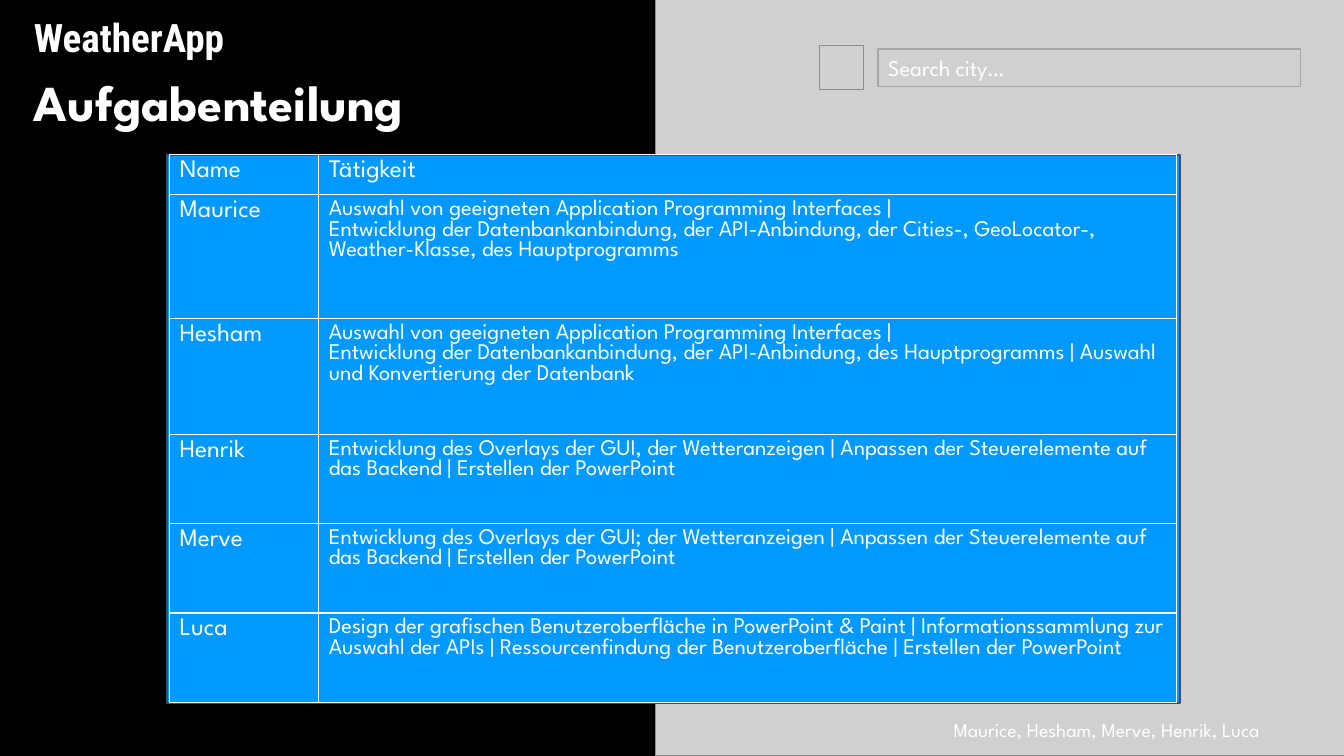
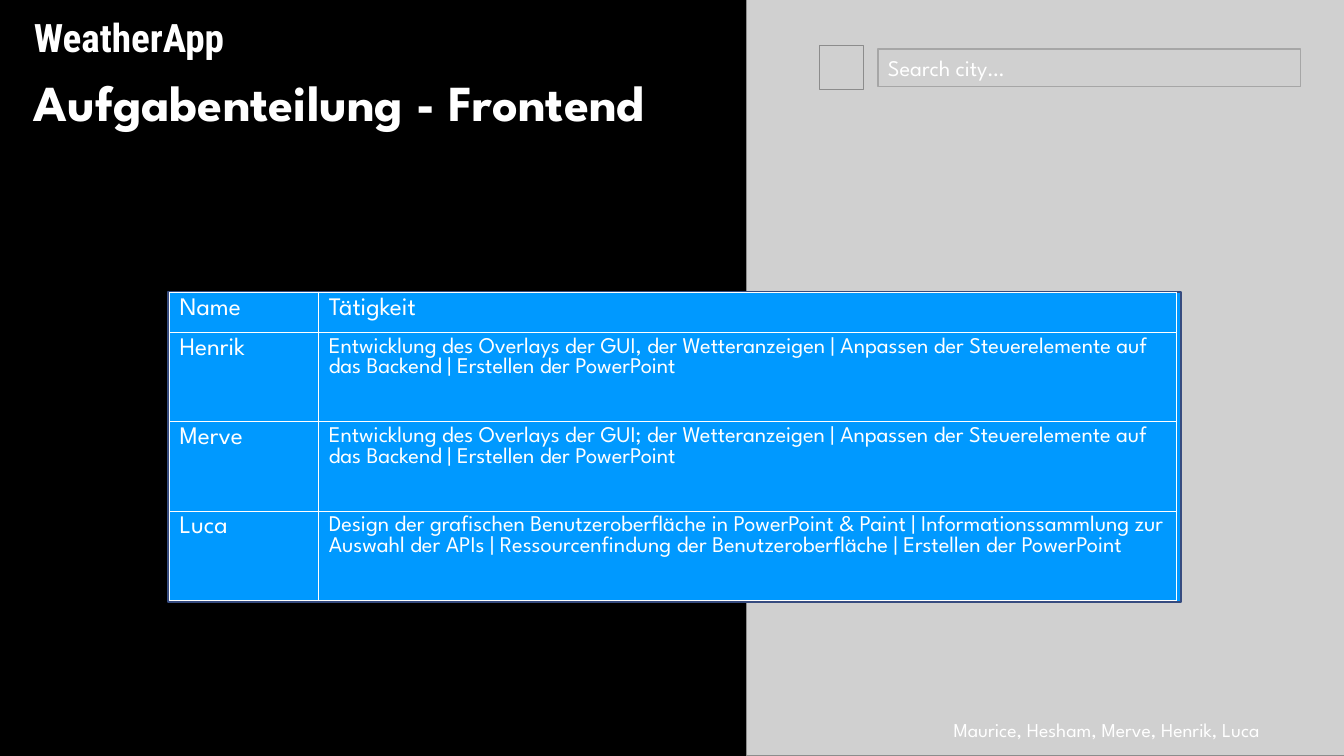
Before and after one commit to Hesham-Awadalla/Weather_App, a slide deck: slide 5 of Design_WetterApp.pptx. Drawn at 1344x756 pixels with LibreOffice and Linux fonts; fonts in the diff are those of the drawing; grey boxes stand for pictures; background and template pictures are left out. Boxes give left, top, right and bottom in pixels: in the first picture for what was removed or moved away, otherwise in the second. Text is boxed around its words. In the diff, an @@ line names an element or a change of style, - is before the commit and + after.

```diff
--- a/Design_WetterApp.pptx
+++ b/Design_WetterApp.pptx
@@ picture: place and size @@
-picture at box(655, 0, 1344, 756)
+picture at box(747, 0, 1344, 756)
@@ text at box(34, 85, 645, 132): text changed @@
-Aufgabenteilung
+Aufgabenteilung - Frontend
@@ rectangle: place and size @@
-rectangle at box(167, 155, 1181, 703)
+rectangle at box(168, 292, 1182, 602)
@@ table at box(169, 292, 1177, 602) @@
-row 2: Maurice | Auswahl von geeigneten Application Programming Interfaces | / Entwicklung der Datenbankanbindung, der API-Anbindung, der Cities-, GeoLocator-, Weather-Klasse, des Hauptprogramms
-row 3: Hesham | Auswahl von geeigneten Application Programming Interfaces | / Entwicklung der Datenbankanbindung, der API-Anbindung, des Hauptprogramms | Auswahl und Konvertierung der Datenbank
@@ table: place and size @@
-table at box(169, 154, 1177, 704)
+table at box(169, 292, 1177, 602)
```
Also in this commit, not shown: 6 other slides changed, 6 slides added, 37 other files.
